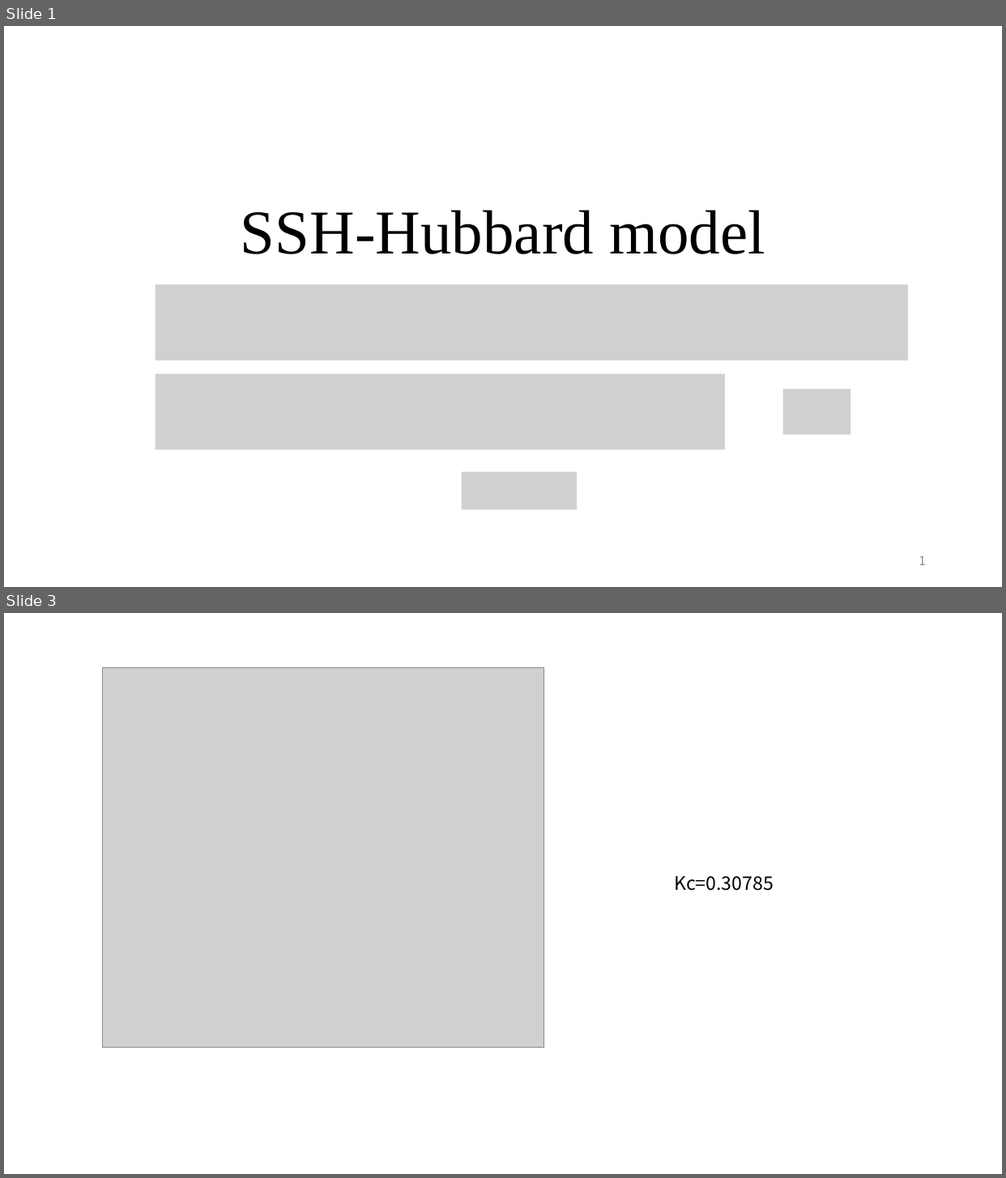
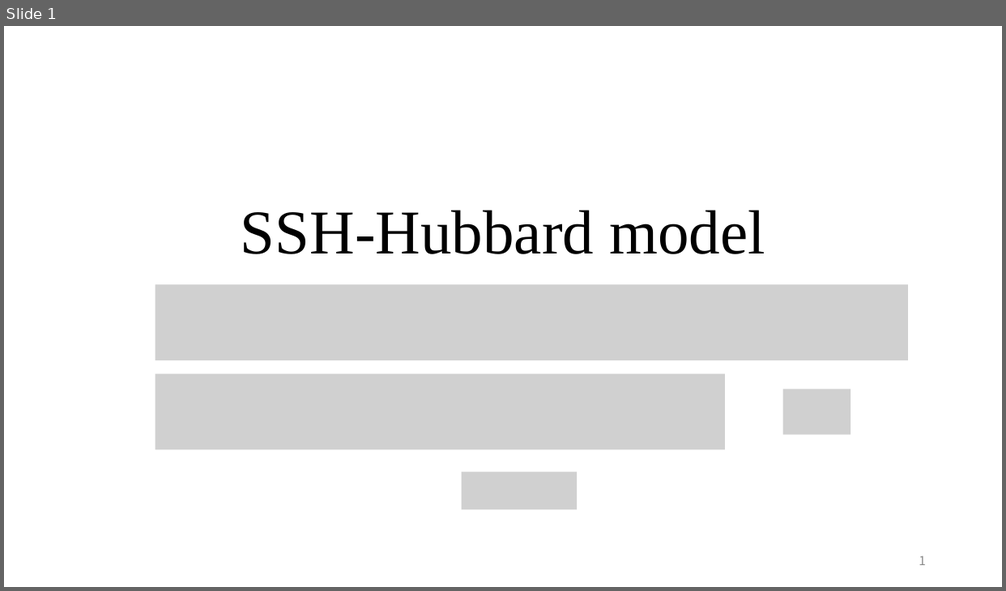
Before and after one commit to QuantumLiquids/SSH-Hubbard, a slide deck: note/SSH-Hubbard-Note6.pptx. Shown one above the other, each under a label of ours: slides 1 and 3 before the commit, slide 1 after it; the slides between them are not shown. The pictures are 1006x1178 and 1006x591 pixels, drawn with LibreOffice and Linux fonts; fonts in the diff are those of the drawing; grey boxes stand for pictures. Boxes give left, top, right and bottom in pixels: in the first picture for what was removed or moved away, otherwise in the second. Text is boxed around its words. In the diff, an @@ line names an element or a change of style, - is before the commit and + after.

```diff
--- a/note/SSH-Hubbard-Note6.pptx
+++ b/note/SSH-Hubbard-Note6.pptx
@@ slide 3 removed at (4, 613, 1002, 1174), background #FFFFFF @@
@@ picture removed at (102, 667, 543, 1047) @@
@@ text removed at (674, 876, 774, 891) @@
-Kc=0.30785
```
Also in this commit, not shown: 2 slides added, 1 other slide removed, 11 other files.
